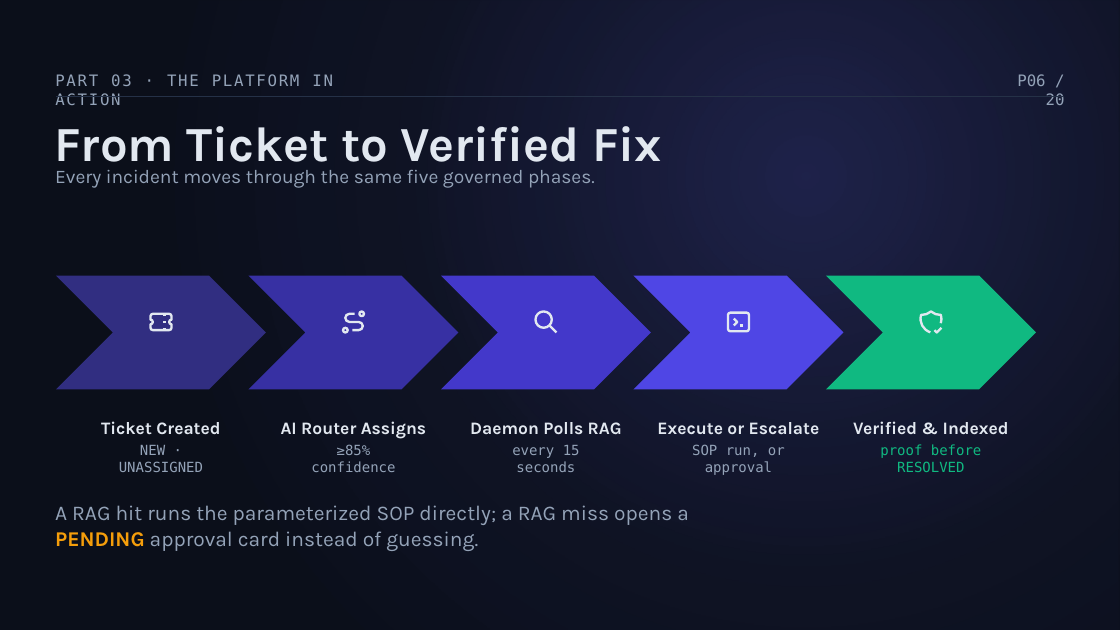
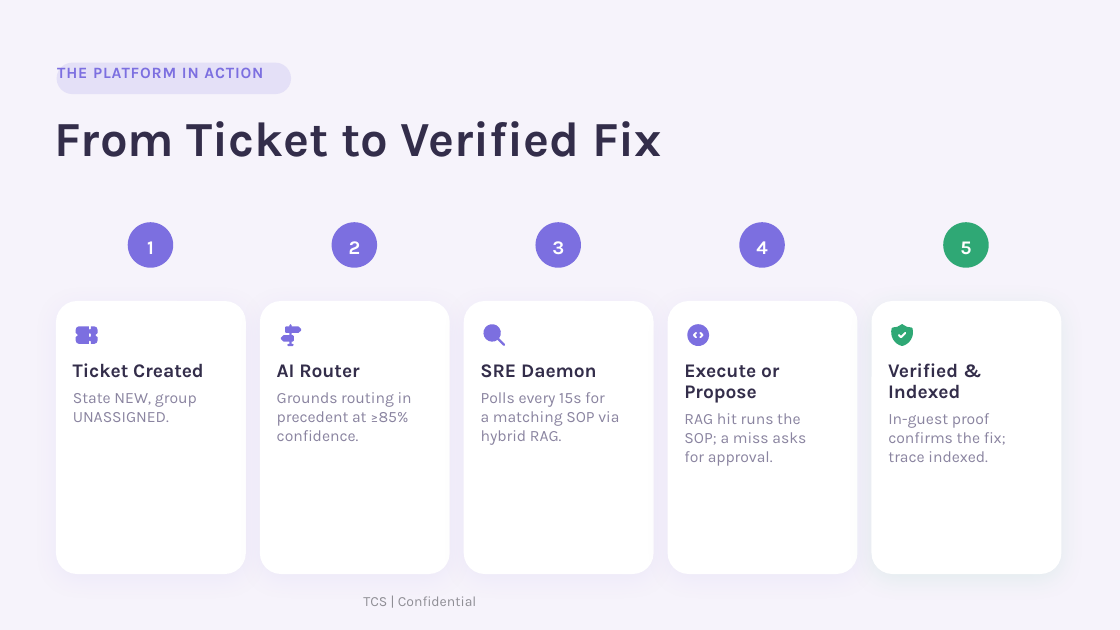
Before and after one commit to Venuvgp19/ITSM-Agentic, a slide deck: slide 6 of itsm_agentic_platform_20260904_004722.pptx. Drawn at 1120x630 pixels with LibreOffice and Linux fonts; fonts in the diff are those of the drawing. Boxes give left, top, right and bottom in pixels: in the first picture for what was removed or moved away, otherwise in the second. Text is boxed around its words. In the diff, an @@ line names an element or a change of style, - is before the commit and + after.

```diff
--- a/itsm_agentic_platform_20260904_004722.pptx
+++ b/itsm_agentic_platform_20260904_004722.pptx
@@ background #0B0F1A to #F6F3FB @@
@@ rectangle removed at (0, 0, 1120, 630) @@
@@ rounded rectangle added at (56, 63, 291, 95), fill #7C6FE0 at 14% opacity @@
@@ text at (57, 67, 263, 78): text changed; font DejaVu Sans Mono to Karla; text colour #94A3B8 to #7C6FE0; bold on @@
-PART 03 · THE PLATFORM IN ACTION
+THE PLATFORM IN ACTION
@@ text removed at (1017, 74, 1065, 105) @@
-P06 / 20
@@ text "From Ticket to Verified Fix" at (54, 121, 662, 157): text colour #E2E8F0 to #332D4A @@
@@ freeform shape removed at (56, 97, 1065, 97) @@
@@ text removed at (55, 170, 595, 188) @@
-Every incident moves through the same five governed phases.
@@ freeform shape: place and size @@
-freeform shape at (150, 314, 171, 330)
+freeform shape at (281, 324, 302, 346)
@@ fill none to #7C6FE0; outline #E2E8F0 2 pt to none in 3 elements at (281, 324, 302, 346), (687, 323, 710, 347), (482, 323, 505, 346) @@
@@ freeform shape: place and size @@
-freeform shape at (536, 312, 552, 328)
+freeform shape at (482, 323, 505, 346)
@@ freeform shape: place and size @@
-freeform shape at (728, 313, 749, 331)
+freeform shape at (687, 323, 710, 347)
@@ freeform shape: place and size @@
-freeform shape at (919, 312, 942, 333)
+freeform shape at (891, 324, 913, 346)
@@ freeform shape at (891, 324, 913, 346): fill none to #2FA875; outline #E2E8F0 2 pt to none @@
@@ group removed at (56, 276, 1036, 389): 10 freeform shapes, 5 chevrons @@
@@ text "Ticket Created": place and size @@
-text "Ticket Created" at (101, 421, 220, 434)
+text "Ticket Created" at (73, 363, 204, 378)
@@ text "Ticket Created" at (73, 363, 204, 378): size 15 to 16.5 pt, text colour #E2E8F0 to #332D4A; alignment centre to left @@
@@ text at (277, 364, 359, 378): text changed; size 15 to 16.5 pt; text colour #E2E8F0 to #332D4A @@
-AI Router Assigns
+AI Router
@@ text at (684, 364, 779, 378): text changed; size 15 to 16.5 pt; text colour #E2E8F0 to #332D4A @@
-Execute or Escalate
+Execute or
@@ text at (888, 384, 960, 399): text changed; size 15 to 16.5 pt; text colour #E2E8F0 to #332D4A @@
-Verified & Indexed
+Indexed
@@ text at (73, 412, 169, 422): text changed; size 12 to 13.5 pt; font DejaVu Sans Mono to Karla; text colour #94A3B8 to #8A84A0 @@
-NEW · UNASSIGNED
+UNASSIGNED.
@@ group added at (56, 223, 246, 574): 2 texts, 1 ellipse, 1 rounded rectangle, 1 freeform shape @@
+1
+State NEW, group
@@ group added at (260, 223, 450, 574): 3 texts, 1 ellipse, 1 rounded rectangle @@
+2
+Grounds routing in
+precedent at ≥85%
@@ text at (684, 413, 800, 424): text changed; size 15 to 13.5 pt; text colour #E2E8F0 to #8A84A0; bold off @@
-Daemon Polls RAG
+RAG hit runs the
@@ text at (277, 430, 359, 441): text changed; size 12 to 13.5 pt; font DejaVu Sans Mono to Karla; text colour #94A3B8 to #8A84A0 @@
-≥85% confidence
+confidence.
@@ group added at (464, 223, 654, 574): 5 texts, 1 ellipse, 1 rounded rectangle @@
+3
+SRE Daemon
+Polls every 15s for
+a matching SOP via
+hybrid RAG.
@@ text removed at (512, 445, 580, 472) @@
-every 15 seconds
@@ group added at (668, 223, 858, 574): 3 texts, 1 ellipse, 1 rounded rectangle @@
+4
+Propose
+SOP; a miss asks
@@ text removed at (880, 444, 982, 472) @@
-proof before RESOLVED
@@ text at (684, 451, 773, 466): text changed; size 12 to 13.5 pt; font DejaVu Sans Mono to Karla; text colour #94A3B8 to #8A84A0 @@
-SOP run, or approval
+for approval.
@@ group added at (872, 223, 1062, 574): 5 texts, 1 ellipse, 1 rounded rectangle @@
+5
+Verified &
+In-guest proof
+confirms the fix;
+trace indexed.
@@ text removed at (55, 505, 689, 551) @@
-A RAG hit runs the parameterized SOP directly; a RAG miss opens a
-PENDING approval card instead of guessing.
@@ text added at (363, 596, 477, 606), 12 pt, text #908F96 @@
+TCS | Confidential
```
Also in this commit, not shown: 14 other slides changed, 5 slides added, 5 slides removed.
